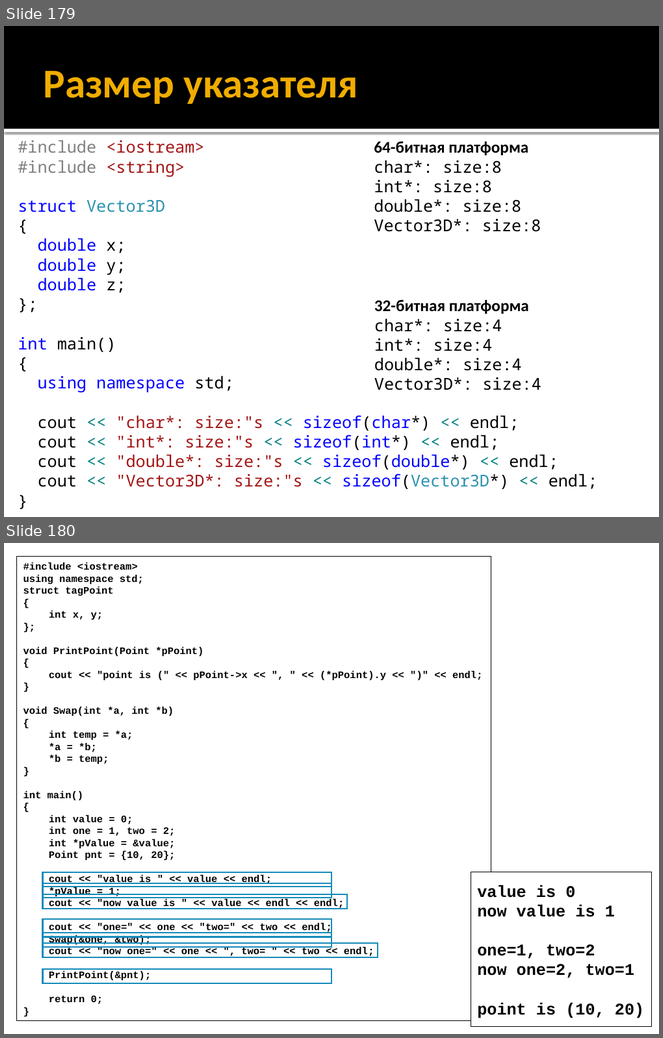
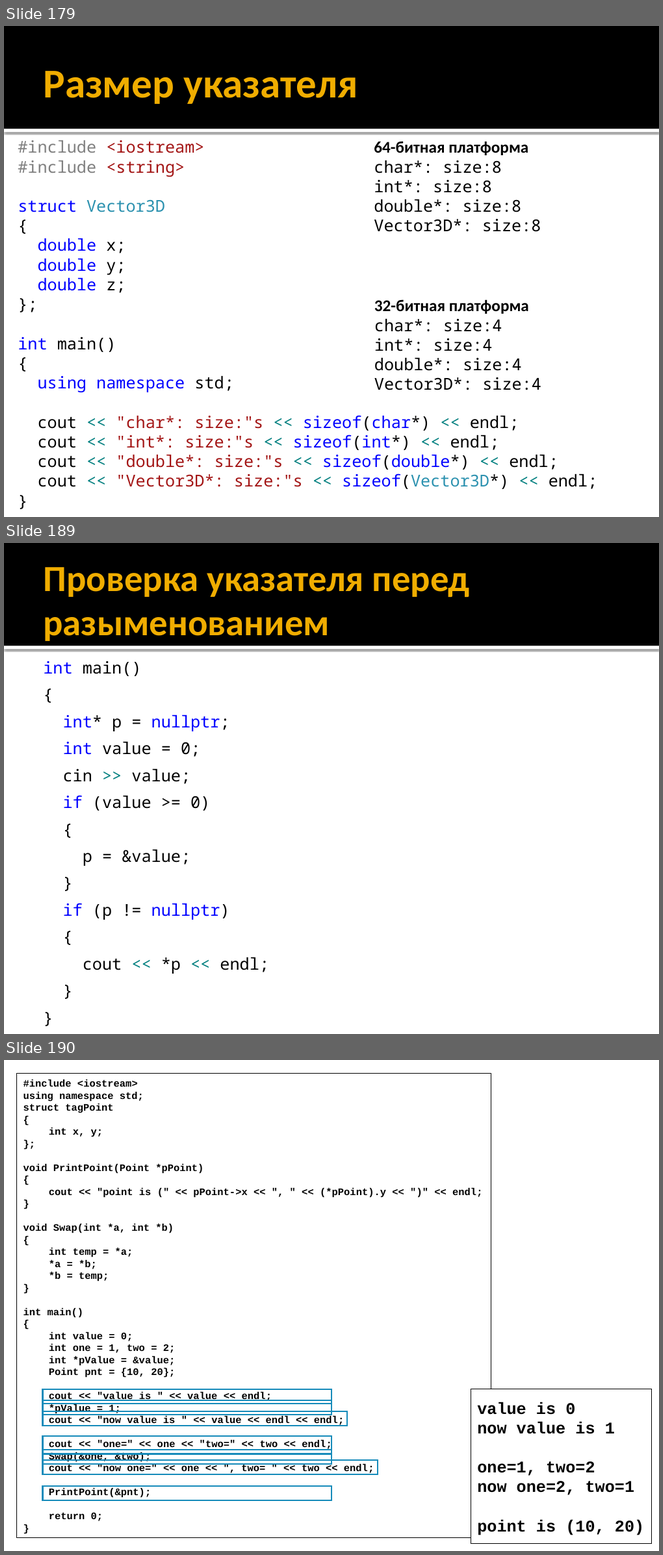
Before and after one commit to alexey-malov/oop, a slide deck: lectures/01/Синтаксис C++.pptx. Shown one above the other, each under a label of ours: slides 179 and 180 before the commit, slides 179, 189 and 190 after it; the slides between them are not shown. The pictures are 663x1038 and 663x1555 pixels, drawn with LibreOffice and Linux fonts; fonts in the diff are those of the drawing. Boxes give left, top, right and bottom in pixels: in the first picture for what was removed or moved away, otherwise in the second. Text is boxed around its words. In the diff, an @@ line names an element or a change of style, - is before the commit and + after.

```diff
--- a/lectures/01/Синтаксис C++.pptx
+++ b/lectures/01/Синтаксис C++.pptx
@@ slide 189 added at [4,543,659,1034], background #FFFFFF; not listed: 2 template elements that a slide beside it also shows @@
@@ title added at [43,567,470,641], 40.5 pt, text #F0AD00, bold @@
+Проверка указателя перед разыменованием
@@ text added at [43,661,269,974], 18 pt, text #000000 @@
+int main()
+{
+int* p = nullptr;
+int value = 0;
+cin >> value;
+if (value >= 0)
+{
+p = &value;
+}
+if (p != nullptr)
+{
+cout << *p << endl;
+}
+}
@@ what was slide 180 is now slide 190 @@
```
Also in this commit, not shown: 1 slide changed, 9 other slides added.
